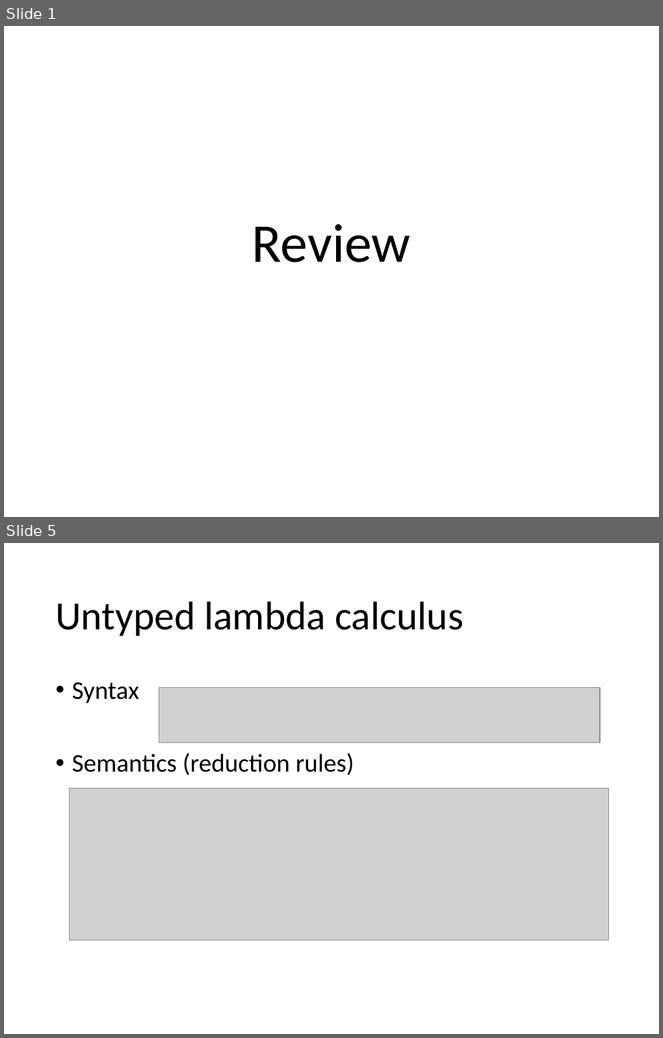
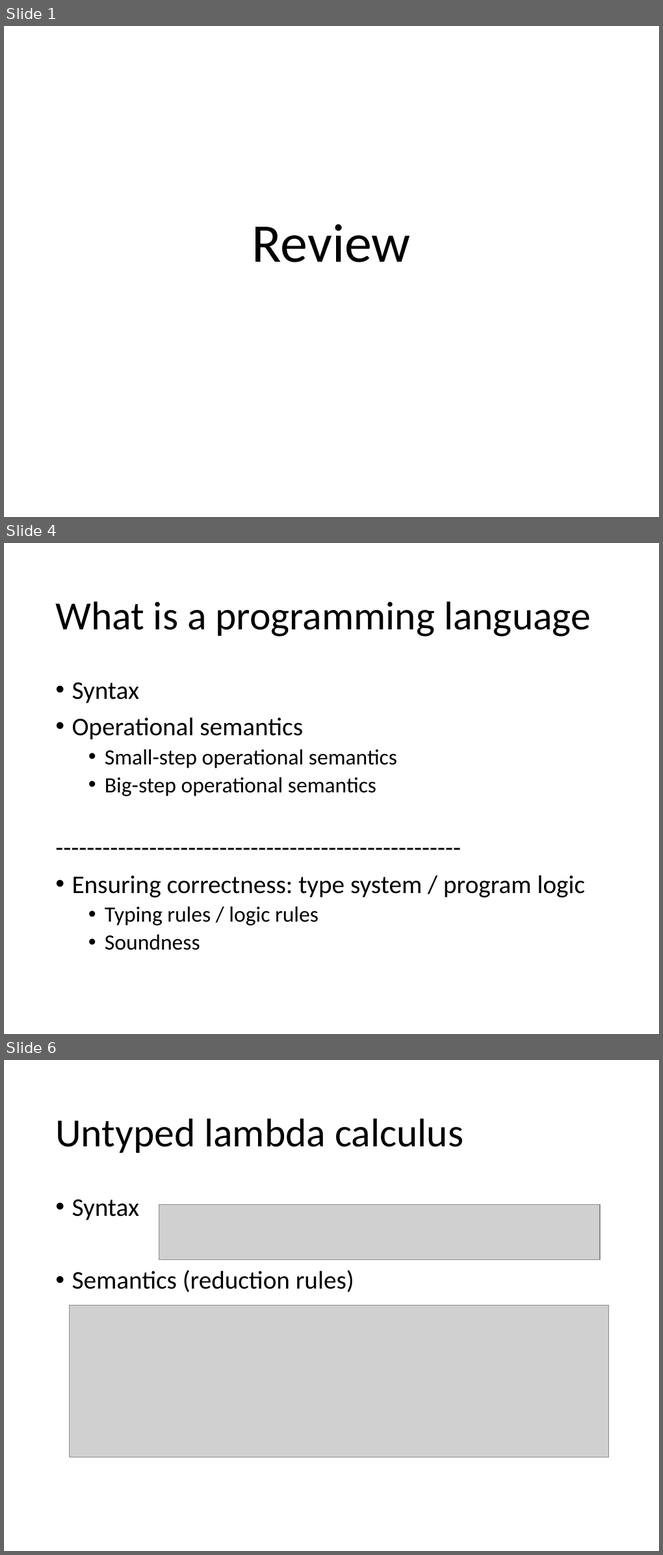
Before and after one commit to hongjin-liang/hongjin-liang.github.io, a slide deck: teaching/semantics/09_review.pptx. Shown one above the other, each under a label of ours: slides 1 and 5 before the commit, slides 1, 4 and 6 after it; the slides between them are not shown. The pictures are 663x1038 and 663x1555 pixels, drawn with LibreOffice and Linux fonts; fonts in the diff are those of the drawing; grey boxes stand for pictures. Boxes give left, top, right and bottom in pixels: in the first picture for what was removed or moved away, otherwise in the second. Text is boxed around its words. In the diff, an @@ line names an element or a change of style, - is before the commit and + after.

```diff
--- a/teaching/semantics/09_review.pptx
+++ b/teaching/semantics/09_review.pptx
@@ slide 4 added at (4, 543, 659, 1034), background #FFFFFF @@
@@ title added at (55, 601, 591, 637), 44 pt, text #000000 @@
+What is a programming language
@@ text added at (72, 682, 586, 951), 28 pt, text #000000 @@
+• Syntax
+• Operational semantics
+  • Small-step operational semantics
+  • Big-step operational semantics
+----------------------------------------------------
+• Ensuring correctness: type system / program logic
+  • Typing rules / logic rules
+  • Soundness
@@ what was slide 5 is now slide 6 @@
```
Also in this commit, not shown: 4 slides changed, 1 other file.
